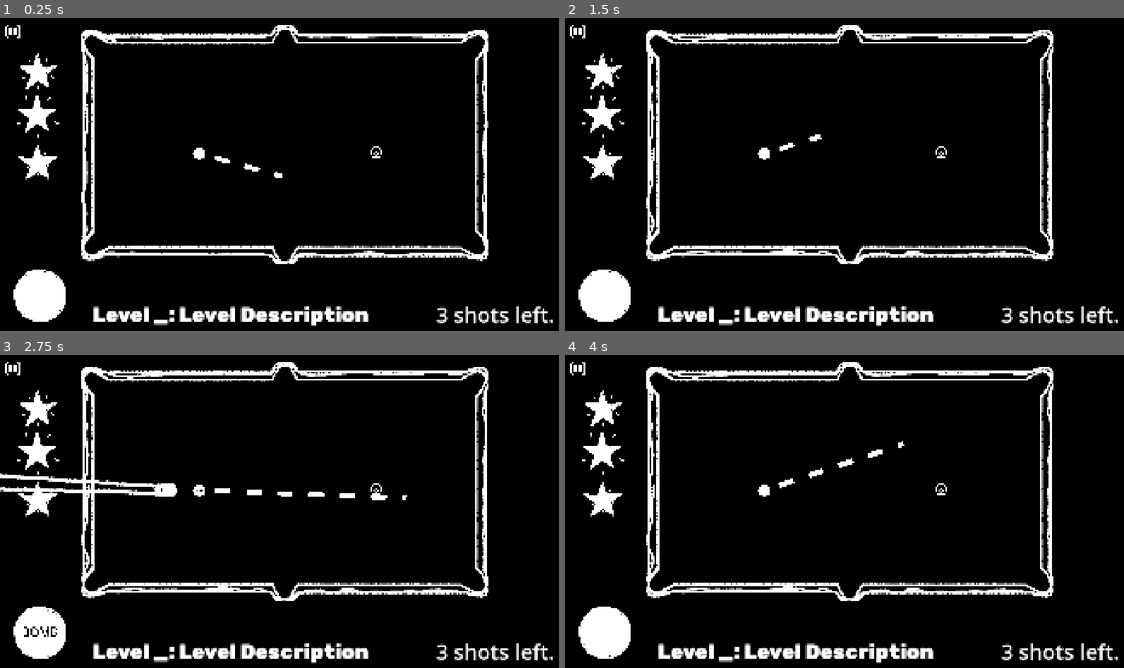
Above: before the commit, frames 1-4 (two rows, left to right).
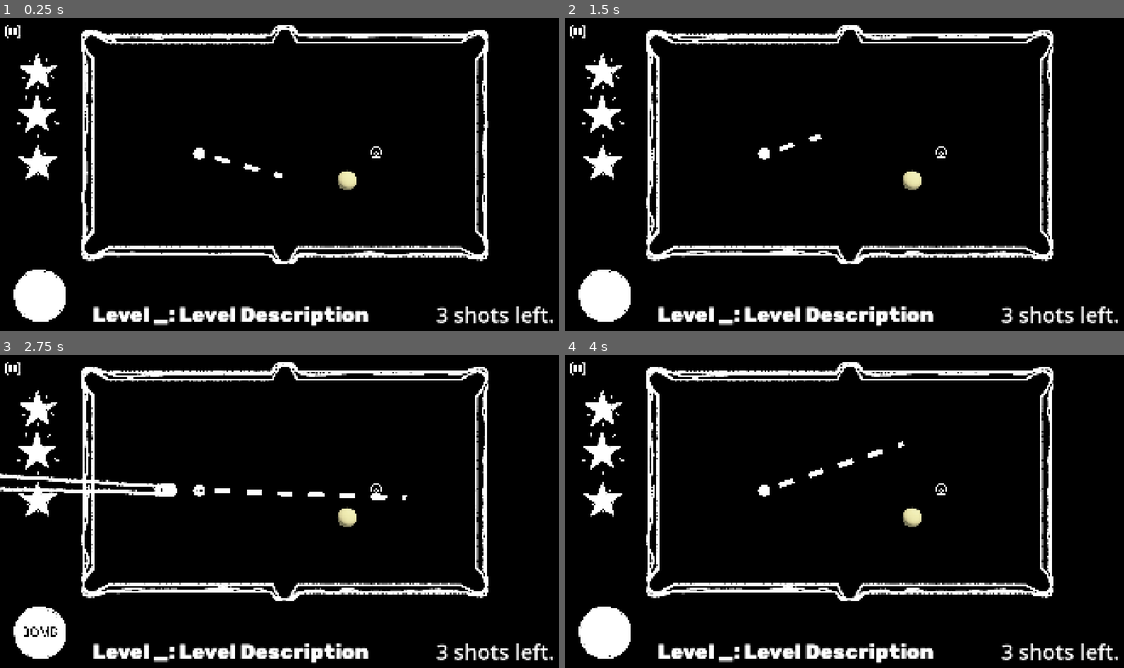
Above: after the commit, the same moments.

Repository: Muirotidua/IMGD1001-Project
Game: Godot game, scene res://scenes/levels/level_template.tscn
Two runs of this game, one before a commit and one after it. Both use one fixed random seed, a clock stepped at 60 frames per second and the inputs below. This scene is started directly instead of the project's main scene.
Inputs (mouse positions are in pixels of both pictures, inside the frame that each line leads up to):
- Up to frame 1 (0.25 s): no input
- Up to frame 2 (1.5 s): click (604, 296) at 0.5 s; click (822, 136) at 1.25 s
- Up to frame 3 (2.75 s): move the mouse to (408, 498) at 2.02 s; hold E (switch_type_right) from 2.03 s (still down); hold Space (ball_hit) from 2.03 s (still down)
- Up to frame 4 (4 s): move the mouse to (732, 530) at 2.77 s; release E (switch_type_right) at 2.78 s; release Space (ball_hit) at 2.78 s; hold Q (switch_type_left) 2.78-3.53 s; tap I (print_info) at 2.85 s; move the mouse to (905, 442) at 3.52 s; hold E (switch_type_right) from 3.53 s (still down); tap Backspace (rewind_shot) at 3.6 s

The runs differ from the first frame. In frame 1, 0.2% of the frame differs, in the area x 60-64%, y 48-55%; in frame 2, 0.2%; in frame 3, 0.2%; in frame 4, 0.2%.

Commit message:
pocket-ball
"say the line bart!"
"*sigh* await get_tree().create_timer(.1).timeout"
*cheers in the background*

Diff:
--- a/global/global_enums.gd
+++ b/global/global_enums.gd
@@ -11,5 +11,6 @@
 
 enum BallType{
 	NORMAL = 0,
-	EXPLOSION
+	EXPLOSION,
+	POCKET
 	}
--- a/project.godot
+++ b/project.godot
@@ -172,6 +172,11 @@
 "events": [Object(InputEventKey,"resource_local_to_scene":false,"resource_name":"","device":-1,"window_id":0,"alt_press …(191 unchanged characters)…
 ]
 }
+switch_type={
+"deadzone": 0.2,
+"events": [Object(InputEventKey,"resource_local_to_scene":false,"resource_name":"","device":-1,"window_id":0,"alt_pressed":false,"shift_pressed":false,"ctrl_pressed":false,"meta_pressed":false,"pressed":false,"keycode":0,"physical_keycode":69,"key_label":0,"unicode":101,"location":0,"echo":false,"script":null)
+]
+}
 switch_type_right={
 "deadzone": 0.2,
 "events": [Object(InputEventKey,"resource_local_to_scene":false,"resource_name":"","device":-1,"window_id":0,"alt_press …(192 unchanged characters)…
--- /dev/null
+++ b/scenes/ball-components/pocket.tscn
@@ -0,0 +1,18 @@
+[gd_scene load_steps=4 format=3 uid="uid://deir56fp1ms5"]
+
+[ext_resource type="Script" uid="uid://c75sv8102dip0" path="res://scripts/ball-components/pocket.gd" id="1_ix6pn"]
+[ext_resource type="Texture2D" uid="uid://i4cjdwy1kcoj" path="res://icon.png" id="2_0psdh"]
+
+[sub_resource type="CircleShape2D" id="CircleShape2D_ijb5o"]
+radius = 41.0
+
+[node name="Pocket" type="Area2D"]
+script = ExtResource("1_ix6pn")
+
+[node name="CollisionShape2D" type="CollisionShape2D" parent="."]
+shape = SubResource("CircleShape2D_ijb5o")
+
+[node name="Sprite2D" type="Sprite2D" parent="."]
+position = Vector2(0, -1.9073486e-06)
+scale = Vector2(0.5234375, 0.5234375)
+texture = ExtResource("2_0psdh")
--- a/scenes/cue_ball.tscn
+++ b/scenes/cue_ball.tscn
@@ -1,26 +1,18 @@
-[gd_scene load_steps=14 format=3 uid="uid://d0y4hctgaq5dl"]
+[gd_scene load_steps=6 format=3 uid="uid://d0y4hctgaq5dl"]
 
-[ext_resource type="PhysicsMaterial" path="res://scenes/ball_physics_material.tres" id="1_c01jm"]
-[ext_resource type="Script" path="res://scripts/cue_ball.gd" id="1_tbouf"]
-[ext_resource type="Texture2D" path="res://visuals/cueball-filled/Untitled-1_0000_Layer-1-copy-3.png" id="3_datkq"]
-[ext_resource type="Texture2D" path="res://visuals/ball/Dotted-Line Texture.png" id="4_datkq"]
-[ext_resource type="Texture2D" path="res://visuals/cueball-filled/Untitled-1_0001_Layer-1-copy-2.png" id="4_li0g8"]
-[ext_resource type="Texture2D" path="res://visuals/cueball-filled/Untitled-1_0002_Layer-1-copy.png" id="5_h5tuf"]
-[ext_resource type="Texture2D" path="res://visuals/ball/BombBall.png" id="6_5bgfd"]
-[ext_resource type="PackedScene" path="res://scenes/pool_stick.tscn" id="7_h5tuf"]
-[ext_resource type="Script" path="res://scripts/progress_bar.gd" id="7_li0g8"]
+[ext_resource type="PackedScene" uid="uid://bad70x8l0cwdj" path="res://scenes/pool_stick.tscn" id="7_h5tuf"]
 
 [sub_resource type="SpriteFrames" id="SpriteFrames_5bgfd"]
 animations = [{
 "frames": [{
 "duration": 1.0,
-"texture": ExtResource("3_datkq")
+"texture": null
 }, {
 "duration": 1.0,
-"texture": ExtResource("4_li0g8")
+"texture": null
 }, {
 "duration": 1.0,
-"texture": ExtResource("5_h5tuf")
+"texture": null
 }],
 "loop": true,
 "name": &"default",
@@ -28,7 +20,7 @@
 }, {
 "frames": [{
 "duration": 1.0,
-"texture": ExtResource("6_5bgfd")
+"texture": null
 }],
 "loop": true,
 "name": &"explosion_ball",
@@ -45,12 +37,9 @@
 radius = 93.00538
 
 [node name="CueBall" type="RigidBody2D"]
-physics_material_override = ExtResource("1_c01jm")
 gravity_scale = 0.0
 contact_monitor = true
 max_contacts_reported = 1
-script = ExtResource("1_tbouf")
-sprite_path = NodePath("FullBall")
 
 [node name="FullBall" type="AnimatedSprite2D" parent="."]
 scale = Vector2(0.06, 0.06)
@@ -64,7 +53,6 @@
 texture_repeat = 2
 material = SubResource("CanvasItemMaterial_nkrrx")
 width = 75.0
-texture = ExtResource("4_datkq")
 texture_mode = 1
 
 [node name="RayCast2D" type="RayCast2D" parent="."]
@@ -72,6 +60,7 @@
 
 [node name="PoolStick" parent="." instance=ExtResource("7_h5tuf")]
 visible = false
+script = null
 
 [node name="NonRotate" type="Node2D" parent="."]
 
@@ -110,7 +99,6 @@
 offset_right = 129.0
 offset_bottom = 56.0
 max_value = 50.0
-script = ExtResource("7_li0g8")
 
 [node name="ExplosionArea" type="Area2D" parent="."]
 unique_name_in_owner = true
--- a/scenes/levels/level_template.tscn
+++ b/scenes/levels/level_template.tscn
@@ -9,11 +9,12 @@
 [ext_resource type="PackedScene" uid="uid://ci5cown6qsyjp" path="res://scenes/balls/eight_ball.tscn" id="4_iw5l3"]
 [ext_resource type="PackedScene" uid="uid://cw8aac2atgqxf" path="res://scenes/level-components/pause_button.tscn" id="6_770am"]
 [ext_resource type="Texture2D" uid="uid://bj82t5dd6pp7y" path="res://visuals/UI/pausebutton.png" id="7_0ra3k"]
-[ext_resource type="PackedScene" path="res://scenes/level-components/tutorial.tscn" id="10_g1ai2"]
+[ext_resource type="PackedScene" uid="uid://bjam3v857ixvp" path="res://scenes/level-components/tutorial.tscn" id="10_g1ai2"]
 [ext_resource type="PackedScene" uid="uid://cwlxqek67067h" path="res://scenes/in-level-menus/swapball.tscn" id="10_hj7jb"]
 [ext_resource type="FontFile" uid="uid://cygmi5hueknl4" path="res://Fonts/rubik/Rubik-Black.ttf" id="11_fwulr"]
 [ext_resource type="PackedScene" uid="uid://ptp6coop1tmo" path="res://scenes/level-components/swap_ball_button.tscn" id="11_hj7jb"]
 [ext_resource type="PackedScene" uid="uid://unuqmktwc8en" path="res://scenes/level-components/star.tscn" id="12_h2vd2"]
+[ext_resource type="PackedScene" uid="uid://deir56fp1ms5" path="res://scenes/ball-components/pocket.tscn" id="15_i403b"]
 
 [sub_resource type="StyleBoxEmpty" id="StyleBoxEmpty_0ra3k"]
 
@@ -116,8 +117,10 @@
 metadata/_edit_lock_ = true
 
 [node name="CueBall" parent="." instance=ExtResource("1_mm7tu")]
-process_mode = 1
 position = Vector2(678, 461)
 
 [node name="Ball" parent="." instance=ExtResource("4_iw5l3")]
 position = Vector2(1279, 458)
+
+[node name="Pocket" parent="." instance=ExtResource("15_i403b")]
+position = Vector2(1180, 553)
--- /dev/null
+++ b/scripts/ball-components/pocket.gd
@@ -0,0 +1,27 @@
+extends Area2D
+class_name Pocket
+
+var active = false
+var bodies = []
+var pocket_ready = false
+
+func _physics_process(_delta: float):
+	if(pocket_ready):
+		bodies = get_overlapping_bodies()
+		var contains_cue = false
+		print(active)
+		print(bodies)
+
+		for ball in bodies:
+			if (ball is CueBall):
+				contains_cue = true
+			if (ball is BaseBall && active):
+				ball.pocketing = true
+		if(!contains_cue):
+			# print(bodies)
+			active = true
+
+func _pocket_ready():
+	if(!pocket_ready):
+		await get_tree().create_timer(.1).timeout
+		pocket_ready = true
--- a/scripts/balls/cue_ball.gd
+++ b/scripts/balls/cue_ball.gd
@@ -14,8 +14,9 @@
 var rewinded: bool = true
 var shot_power = 0;
 var MAX_HOLD = 50
-var ball_type_list: Array[GlobalEnums.BallType] = [GlobalEnums.BallType.NORMAL, GlobalEnums.BallType.EXPLOSION]
-var ball_sprite_list: Array[String] = ["default", "explosion_ball"]
+var ball_type_list: Array[GlobalEnums.BallType] = [GlobalEnums.BallType.NORMAL, GlobalEnums.BallType.EXPLOSION, GlobalEnums.BallType.POCKET]
+var ball_sprite_list: Array[String] = ["default", "explosion_ball", "default"]
+var pocket_spawn = preload("res://scenes/ball-components/pocket.tscn")
 
 @onready var shot_count = 0
 @onready var count_label: Label = $NonRotate/CountLabel
@@ -29,6 +30,7 @@
 
 signal try_shoot()
 signal swapped_ball()
+signal pocket_ready()
 
 func _ready():
 	super._ready()
@@ -44,6 +46,7 @@
 
 
 func _physics_process(delta: float) -> void:
+
 	super._physics_process(delta)
 	if(Input.is_action_just_pressed("switch_type_left")):
 		switch_type_dir("l")
@@ -117,6 +120,13 @@
 				var impulse = ball.position-position
 				ball.apply_impulse(impulse*impulse_multiplier)
 		switch_type_spc(GlobalEnums.BallType.NORMAL)
+	if(ball_type == GlobalEnums.BallType.POCKET):
+		var p = pocket_spawn.instantiate()
+		p.global_position = global_position
+		self.get_parent().add_child(p)
+		pocket_ready.connect(p._pocket_ready)
+		switch_type_spc(GlobalEnums.BallType.NORMAL)
+		pocket_ready.emit()
 
 func switch_type_dir(dir):
 	if !shot_ready || change_anytime:
Not shown: 1 places in scenes/levels/level_template.tscn that only renumber resources
Not shown, added: scripts/ball-components/pocket.gd.uid
